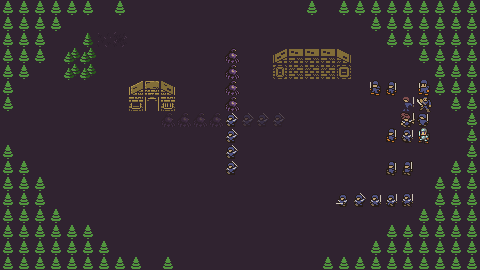
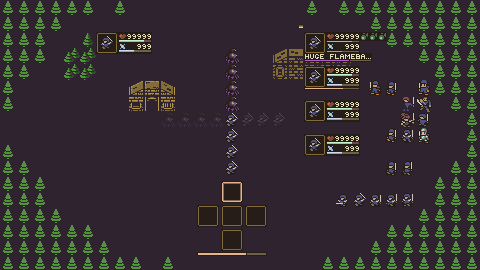
Revision of a layered (480, 270) image; what changed, layer by layer:
showed group "battle" (3 layers) over [96, 24, 387, 256]
painted on "HUGE FLAMEBA..." over [299, 24, 359, 51]
